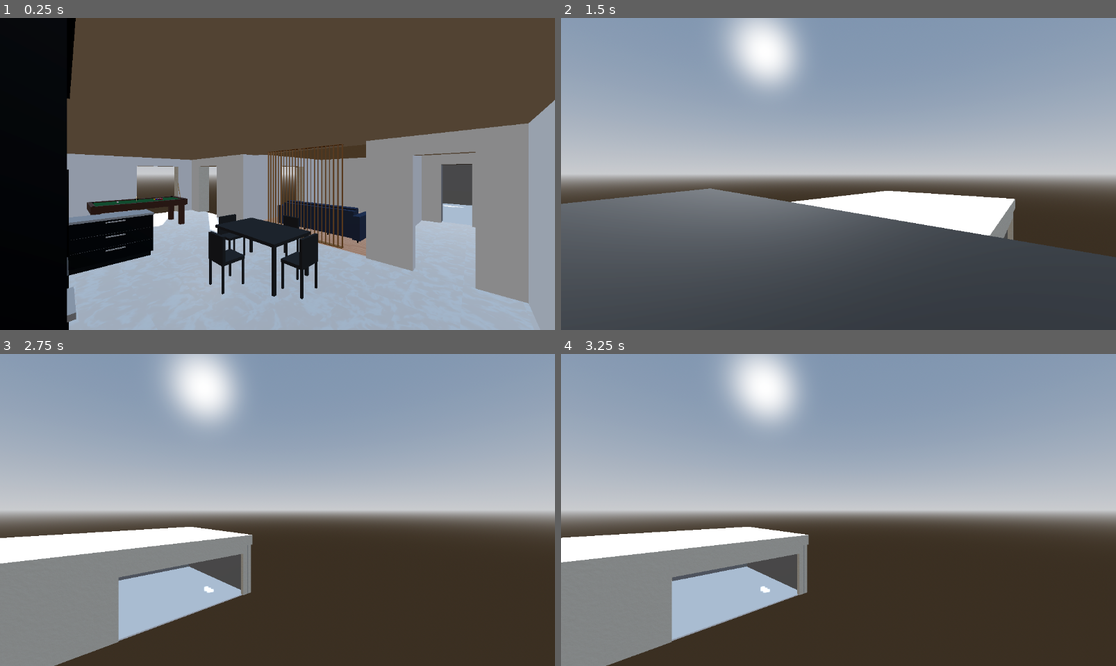
Above: before the commit, frames 1-4 (two rows, left to right).
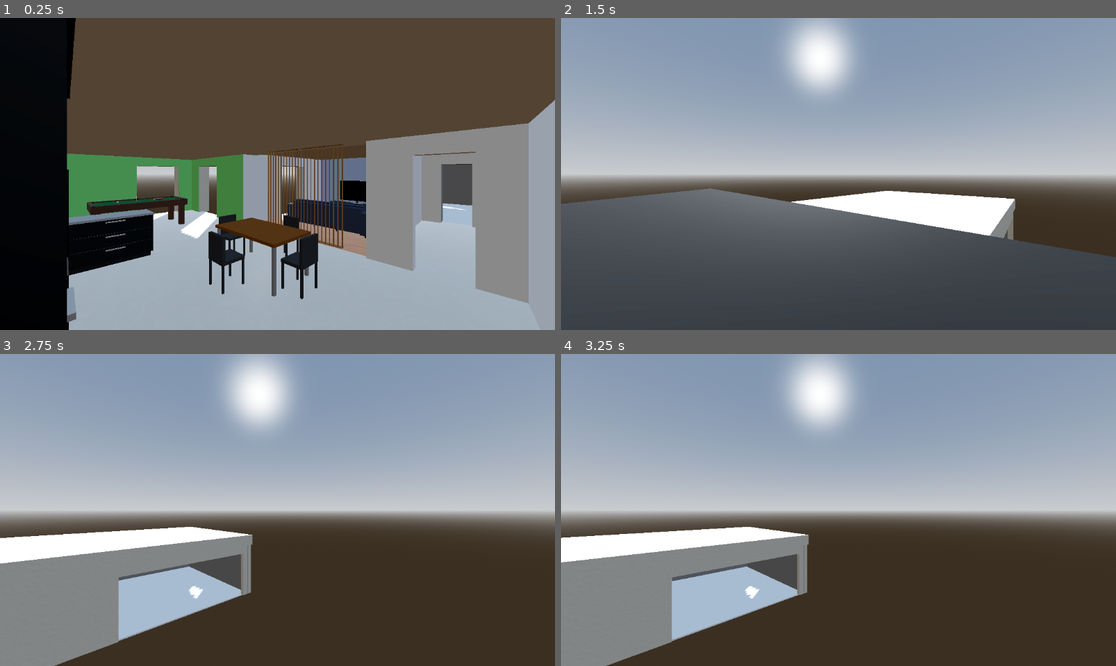
Above: after the commit, the same moments.

Repository: deneuxj/godot-ai
Game: Godot game, scene res://scenes/house building.tscn
Two runs of this game, one before a commit and one after it. Both use one fixed random seed, a clock stepped at 60 frames per second and the inputs below.
Inputs (mouse positions are in pixels of both pictures, inside the frame that each line leads up to):
- Up to frame 1 (0.25 s): no input
- Up to frame 2 (1.5 s): tap Enter at 0.5 s; move the mouse to (960, 158) at 0.52 s; hold D 0.53-1.25 s; hold E 0.53-1.25 s; click (960, 158) at 0.67 s; tap Space at 0.77 s; drag from (727, 189) to (810, 236) at 1.27 s
- Up to frame 3 (2.75 s): tap Space at 2 s; move the mouse to (333, 441) at 2.02 s; hold D from 2.03 s (still down); hold Shift from 2.03 s (still down)
- Up to frame 4 (3.25 s): release D at 2.75 s; release Shift at 2.75 s; drag from (810, 572) to (672, 463) at 2.77 s

The runs differ from the first frame. In frame 1, 6.6% of the frame differs, in the area x 12-84%, y 43-90%; in frame 2, 4.7%; in frame 3, 4.8%; in frame 4, 4.8%.

Commit message:
feat: add tv console, coffee table, and entrance unit scenes

Diff:
--- a/project/materials/carrelage.tres
+++ b/project/materials/carrelage.tres
@@ -6,7 +6,7 @@
 render_priority = 0
 shader = ExtResource("1_hfayd")
 shader_parameter/base_color = Color(0.92, 0.92, 0.92, 1)
-shader_parameter/vein_color = Color(0.91, 0.86359, 0.82809997, 1)
+shader_parameter/vein_color = Color(0.9689149, 0.9523333, 0.93997955, 1)
 shader_parameter/vein_scale = 3.0
 shader_parameter/distortion = 3.0
 shader_parameter/contrast = 4.0
--- a/project/materials/faience.tres
+++ b/project/materials/faience.tres
@@ -5,9 +5,9 @@
 [resource]
 render_priority = 0
 shader = ExtResource("1_viupm")
-shader_parameter/base_color = Color(0.92, 0.92, 0.92, 1)
-shader_parameter/vein_color = Color(0.91, 0.86359, 0.82809997, 1)
+shader_parameter/base_color = Color(0.9, 0.86205, 0.80099994, 1)
+shader_parameter/vein_color = Color(0.98, 0.92512, 0.8428, 1)
 shader_parameter/vein_scale = 3.0
 shader_parameter/distortion = 3.0
-shader_parameter/contrast = 4.0
+shader_parameter/contrast = 0.1
 shader_parameter/roughness_base = 0.1
--- /dev/null
+++ b/project/materials/mur_bleu.tres
@@ -0,0 +1,4 @@
+[gd_resource type="StandardMaterial3D" format=3 uid="uid://cdpsk7ijbiain"]
+
+[resource]
+albedo_color = Color(0.74, 0.8223334, 1, 1)
--- /dev/null
+++ b/project/materials/mur_vert.tres
@@ -0,0 +1,4 @@
+[gd_resource type="StandardMaterial3D" format=3 uid="uid://dabycn0t0mqse"]
+
+[resource]
+albedo_color = Color(0.51796, 0.92, 0.49679998, 1)
--- /dev/null
+++ b/project/scenes/coffee_table.tscn
@@ -0,0 +1,41 @@
+[gd_scene format=3]
+
+[sub_resource type="StandardMaterial3D" id="StandardMaterial3D_ctca1"]
+albedo_color = Color(0.18, 0.18, 0.18, 1)
+roughness = 0.8
+
+[sub_resource type="StandardMaterial3D" id="StandardMaterial3D_jeqcp"]
+albedo_color = Color(0.3, 0.3, 0.3, 1)
+metallic = 0.9
+roughness = 0.3
+
+[node name="CoffeeTable" type="Node3D" unique_id=1090090303]
+
+[node name="Top" type="CSGBox3D" parent="." unique_id=628522305]
+transform = Transform3D(1, 0, 0, 0, 1, 0, 0, 0, 1, 0, 0.38, 0)
+size = Vector3(1.1, 0.04, 0.6)
+material = SubResource("StandardMaterial3D_ctca1")
+
+[node name="Leg1" type="CSGCylinder3D" parent="." unique_id=1646652472]
+transform = Transform3D(1, 0, 0, 0, 1, 0, 0, 0, 1, -0.5, 0.18, -0.25)
+radius = 0.015
+height = 0.36
+material = SubResource("StandardMaterial3D_jeqcp")
+
+[node name="Leg2" type="CSGCylinder3D" parent="." unique_id=169995849]
+transform = Transform3D(1, 0, 0, 0, 1, 0, 0, 0, 1, -0.5, 0.18, 0.25)
+radius = 0.015
+height = 0.36
+material = SubResource("StandardMaterial3D_jeqcp")
+
+[node name="Leg3" type="CSGCylinder3D" parent="." unique_id=677896766]
+transform = Transform3D(1, 0, 0, 0, 1, 0, 0, 0, 1, 0.5, 0.18, -0.25)
+radius = 0.015
+height = 0.36
+material = SubResource("StandardMaterial3D_jeqcp")
+
+[node name="Leg4" type="CSGCylinder3D" parent="." unique_id=860246557]
+transform = Transform3D(1, 0, 0, 0, 1, 0, 0, 0, 1, 0.5, 0.18, 0.25)
+radius = 0.015
+height = 0.36
+material = SubResource("StandardMaterial3D_jeqcp")
--- /dev/null
+++ b/project/scenes/entrance_unit.tscn
@@ -0,0 +1,136 @@
+[gd_scene format=3]
+
+[sub_resource type="StandardMaterial3D" id="StandardMaterial3D_a22uj"]
+albedo_color = Color(0.65, 0.45, 0.25, 1)
+roughness = 0.8
+
+[sub_resource type="StandardMaterial3D" id="StandardMaterial3D_qfqtf"]
+albedo_color = Color(0.18, 0.18, 0.18, 1)
+roughness = 0.8
+
+[sub_resource type="StandardMaterial3D" id="StandardMaterial3D_2amw2"]
+albedo_color = Color(0.1, 0.1, 0.1, 1)
+metallic = 0.9
+roughness = 0.3
+
+[node name="EntranceUnit" type="Node3D" unique_id=28123497]
+
+[node name="BenchTop" type="CSGBox3D" parent="." unique_id=115218277]
+transform = Transform3D(1, 0, 0, 0, 1, 0, 0, 0, 1, 0, 0.43, 0)
+size = Vector3(1.2, 0.04, 0.4)
+material = SubResource("StandardMaterial3D_a22uj")
+
+[node name="BenchSide" type="CSGBox3D" parent="." unique_id=376018238]
+transform = Transform3D(1, 0, 0, 0, 1, 0, 0, 0, 1, -0.58, 0.205, 0)
+size = Vector3(0.04, 0.41, 0.4)
+material = SubResource("StandardMaterial3D_qfqtf")
+
+[node name="@CSGBox3D@2" type="CSGBox3D" parent="." unique_id=1575157075]
+transform = Transform3D(1, 0, 0, 0, 1, 0, 0, 0, 1, 0.58, 0.205, 0)
+size = Vector3(0.04, 0.41, 0.4)
+material = SubResource("StandardMaterial3D_qfqtf")
+
+[node name="ShoeShelf" type="CSGBox3D" parent="." unique_id=1870392640]
+transform = Transform3D(1, 0, 0, 0, 1, 0, 0, 0, 1, 0, 0.225, 0)
+size = Vector3(1.12, 0.04, 0.38)
+material = SubResource("StandardMaterial3D_qfqtf")
+
+[node name="Divider" type="CSGBox3D" parent="." unique_id=792004663]
+transform = Transform3D(1, 0, 0, 0, 1, 0, 0, 0, 1, 0, 0.205, 0)
+size = Vector3(0.04, 0.41, 0.38)
+material = SubResource("StandardMaterial3D_qfqtf")
+
+[node name="BackSlat_1" type="CSGBox3D" parent="." unique_id=1165886523]
+transform = Transform3D(1, 0, 0, 0, 1, 0, 0, 0, 1, -0.57, 1.225, -0.19)
+size = Vector3(0.06, 1.55, 0.02)
+material = SubResource("StandardMaterial3D_a22uj")
+
+[node name="BackSlat_2" type="CSGBox3D" parent="." unique_id=264554486]
+transform = Transform3D(1, 0, 0, 0, 1, 0, 0, 0, 1, -0.44333333, 1.225, -0.19)
+size = Vector3(0.06, 1.55, 0.02)
+material = SubResource("StandardMaterial3D_a22uj")
+
+[node name="BackSlat_3" type="CSGBox3D" parent="." unique_id=255833764]
+transform = Transform3D(1, 0, 0, 0, 1, 0, 0, 0, 1, -0.31666666, 1.225, -0.19)
+size = Vector3(0.06, 1.55, 0.02)
+material = SubResource("StandardMaterial3D_a22uj")
+
+[node name="BackSlat_4" type="CSGBox3D" parent="." unique_id=785419603]
+transform = Transform3D(1, 0, 0, 0, 1, 0, 0, 0, 1, -0.19, 1.225, -0.19)
+size = Vector3(0.06, 1.55, 0.02)
+material = SubResource("StandardMaterial3D_a22uj")
+
+[node name="BackSlat_5" type="CSGBox3D" parent="." unique_id=1061871470]
+transform = Transform3D(1, 0, 0, 0, 1, 0, 0, 0, 1, -0.06333333, 1.225, -0.19)
+size = Vector3(0.06, 1.55, 0.02)
+material = SubResource("StandardMaterial3D_a22uj")
+
+[node name="BackSlat_6" type="CSGBox3D" parent="." unique_id=1601218503]
+transform = Transform3D(1, 0, 0, 0, 1, 0, 0, 0, 1, 0.06333333, 1.225, -0.19)
+size = Vector3(0.06, 1.55, 0.02)
+material = SubResource("StandardMaterial3D_a22uj")
+
+[node name="BackSlat_7" type="CSGBox3D" parent="." unique_id=1892656323]
+transform = Transform3D(1, 0, 0, 0, 1, 0, 0, 0, 1, 0.19, 1.225, -0.19)
+size = Vector3(0.06, 1.55, 0.02)
+material = SubResource("StandardMaterial3D_a22uj")
+
+[node name="BackSlat_8" type="CSGBox3D" parent="." unique_id=1410556950]
+transform = Transform3D(1, 0, 0, 0, 1, 0, 0, 0, 1, 0.31666666, 1.225, -0.19)
+size = Vector3(0.06, 1.55, 0.02)
+material = SubResource("StandardMaterial3D_a22uj")
+
+[node name="BackSlat_9" type="CSGBox3D" parent="." unique_id=1630550817]
+transform = Transform3D(1, 0, 0, 0, 1, 0, 0, 0, 1, 0.44333333, 1.225, -0.19)
+size = Vector3(0.06, 1.55, 0.02)
+material = SubResource("StandardMaterial3D_a22uj")
+
+[node name="BackSlat_10" type="CSGBox3D" parent="." unique_id=1127460809]
+transform = Transform3D(1, 0, 0, 0, 1, 0, 0, 0, 1, 0.57, 1.225, -0.19)
+size = Vector3(0.06, 1.55, 0.02)
+material = SubResource("StandardMaterial3D_a22uj")
+
+[node name="TopShelf" type="CSGBox3D" parent="." unique_id=1203153109]
+transform = Transform3D(1, 0, 0, 0, 1, 0, 0, 0, 1, 0, 1.98, -0.05)
+size = Vector3(1.2, 0.04, 0.3)
+material = SubResource("StandardMaterial3D_qfqtf")
+
+[node name="Hook_1" type="CSGBox3D" parent="." unique_id=1055408957]
+transform = Transform3D(1, 0, 0, 0, 1, 0, 0, 0, 1, -0.44333333, 1.65, -0.155)
+size = Vector3(0.015, 0.05, 0.05)
+material = SubResource("StandardMaterial3D_2amw2")
+
+[node name="@CSGBox3D@3" type="CSGBox3D" parent="Hook_1" unique_id=1848577138]
+transform = Transform3D(1, 0, 0, 0, 1, 0, 0, 0, 1, 0, 0.04, 0.0175)
+size = Vector3(0.015, 0.03, 0.015)
+material = SubResource("StandardMaterial3D_2amw2")
+
+[node name="Hook_3" type="CSGBox3D" parent="." unique_id=1395938806]
+transform = Transform3D(1, 0, 0, 0, 1, 0, 0, 0, 1, -0.19, 1.65, -0.155)
+size = Vector3(0.015, 0.05, 0.05)
+material = SubResource("StandardMaterial3D_2amw2")
+
+[node name="@CSGBox3D@4" type="CSGBox3D" parent="Hook_3" unique_id=1662606478]
+transform = Transform3D(1, 0, 0, 0, 1, 0, 0, 0, 1, 0, 0.04, 0.0175)
+size = Vector3(0.015, 0.03, 0.015)
+material = SubResource("StandardMaterial3D_2amw2")
+
+[node name="Hook_5" type="CSGBox3D" parent="." unique_id=591832606]
+transform = Transform3D(1, 0, 0, 0, 1, 0, 0, 0, 1, 0.06333333, 1.65, -0.155)
+size = Vector3(0.015, 0.05, 0.05)
+material = SubResource("StandardMaterial3D_2amw2")
+
+[node name="@CSGBox3D@5" type="CSGBox3D" parent="Hook_5" unique_id=1498881663]
+transform = Transform3D(1, 0, 0, 0, 1, 0, 0, 0, 1, 0, 0.04, 0.0175)
+size = Vector3(0.015, 0.03, 0.015)
+material = SubResource("StandardMaterial3D_2amw2")
+
+[node name="Hook_7" type="CSGBox3D" parent="." unique_id=1580936006]
+transform = Transform3D(1, 0, 0, 0, 1, 0, 0, 0, 1, 0.31666666, 1.65, -0.155)
+size = Vector3(0.015, 0.05, 0.05)
+material = SubResource("StandardMaterial3D_2amw2")
+
+[node name="@CSGBox3D@6" type="CSGBox3D" parent="Hook_7" unique_id=1218754784]
+transform = Transform3D(1, 0, 0, 0, 1, 0, 0, 0, 1, 0, 0.04, 0.0175)
+size = Vector3(0.015, 0.03, 0.015)
+material = SubResource("StandardMaterial3D_2amw2")
--- a/project/scenes/house building.tscn
+++ b/project/scenes/house building.tscn
@@ -10,12 +10,17 @@
 [ext_resource type="VoxelGIData" uid="uid://q74sjjvo6yqw" path="res://scenes/house building.VoxelGI_data.res" id="9_pu0k3"]
 [ext_resource type="Material" uid="uid://cqimmhjfoh2ok" path="res://materials/mur.tres" id="9_utsn7"]
 [ext_resource type="Material" uid="uid://c3snpp3cqjnod" path="res://materials/facade.tres" id="10_utsn7"]
+[ext_resource type="Material" uid="uid://dabycn0t0mqse" path="res://materials/mur_vert.tres" id="11_hspdl"]
 [ext_resource type="Script" uid="uid://b1v5irgglra1" path="res://scripts/fly_camera.gd" id="11_utsn7"]
-[ext_resource type="PackedScene" path="res://scenes/kitchen_furniture.tscn" id="12_vpft7"]
+[ext_resource type="PackedScene" uid="uid://sotypfedi0ch" path="res://scenes/kitchen_furniture.tscn" id="12_vpft7"]
 [ext_resource type="PackedScene" uid="uid://cv13nyr65sxd" path="res://scenes/kitchen_equipment.tscn" id="13_3obb1"]
+[ext_resource type="Material" uid="uid://cdpsk7ijbiain" path="res://materials/mur_bleu.tres" id="13_scmj5"]
 [ext_resource type="PackedScene" uid="uid://bys15q3f7tn5f" path="res://scenes/pool_table.tscn" id="14_sdlwi"]
 [ext_resource type="PackedScene" path="res://scenes/sofa.tscn" id="15_p26fb"]
 [ext_resource type="PackedScene" uid="uid://dhna771u62irp" path="res://scenes/claustra.tscn" id="16_ooaox"]
+[ext_resource type="PackedScene" path="res://scenes/tv_console.tscn" id="17_om8ys"]
+[ext_resource type="PackedScene" path="res://scenes/coffee_table.tscn" id="18_hspdl"]
+[ext_resource type="PackedScene" path="res://scenes/entrance_unit.tscn" id="21_p2xdh"]
 
 [sub_resource type="ProceduralSkyMaterial" id="ProceduralSkyMaterial_g4qyj"]
 sky_horizon_color = Color(0.66224277, 0.6717428, 0.6867428, 1)
@@ -93,8 +98,8 @@
 [node name="WorldEnvironment" type="WorldEnvironment" parent="." unique_id=1125362048]
 environment = SubResource("Environment_pu0k3")
 
-[node name="DirectionalLight3D" type="DirectionalLight3D" parent="." unique_id=2029804767]
-transform = Transform3D(0.89493436, 0.21971832, -0.38835078, 0, 0.87035567, 0.49242356, 0.4461978, -0.44068676, 0.7789112, 0, 0, 0)
+[node name="Sun" type="DirectionalLight3D" parent="." unique_id=2029804767]
+transform = Transform3D(0.752415, 0.32435414, -0.573294, 0, 0.8703556, 0.49242353, 0.6586894, -0.37050685, 0.6548686, 0, 0, 0)
 shadow_enabled = true
 
 [node name="VoxelGI" type="VoxelGI" parent="." unique_id=589590410]
@@ -4016,7 +4021,7 @@
 [node name="Layer_Front" type="CSGBox3D" parent="Walls/CHAMBRE_GAUCHE-CUISINE" unique_id=796755405]
 transform = Transform3D(1, 0, 0, 0, 1, 0, 0, 0, 1, 2.87399, 1.25, 0.12)
 size = Vector3(5.74798, 2.5, 0.01)
-material = ExtResource("7_hlnjt")
+material = ExtResource("11_hspdl")
 
 [node name="Layer_Back" type="CSGBox3D" parent="Walls/CHAMBRE_GAUCHE-CUISINE" unique_id=534095023]
 transform = Transform3D(1, 0, 0, 0, 1, 0, 0, 0, 1, 2.87399, 1.25, -0.12)
@@ -4197,12 +4202,12 @@
 [node name="Layer_Back" type="CSGBox3D" parent="Walls/SALLE_A_MANGER_GAUCHE" unique_id=967210908]
 transform = Transform3D(1, 0, 0, 0, 1, 0, 0, 0, 1, 2.296135, 1.25, -0.245)
 size = Vector3(4.59227, 2.5, 0.01)
-material = ExtResource("7_hlnjt")
+material = ExtResource("11_hspdl")
 
 [node name="Layer_Left" type="CSGBox3D" parent="Walls/SALLE_A_MANGER_GAUCHE" unique_id=264159259]
 transform = Transform3D(1, 0, 0, 0, 1, 0, 0, 0, 1, 0.005, 1.25, 0)
 size = Vector3(0.01, 2.5, 0.48)
-material = ExtResource("7_hlnjt")
+material = ExtResource("9_utsn7")
 
 [node name="Layer_Right" type="CSGBox3D" parent="Walls/SALLE_A_MANGER_GAUCHE" unique_id=1843973838]
 transform = Transform3D(1, 0, 0, 0, 1, 0, 0, 0, 1, 4.58727, 1.25, 0)
@@ -4360,7 +4365,7 @@
 [node name="Layer_Back" type="CSGBox3D" parent="Walls/SEJOUR_ARRIERE" unique_id=1895470989]
 transform = Transform3D(1, 0, 0, 0, 1, 0, 0, 0, 1, 2.498455, 1.25, -0.245)
 size = Vector3(4.99691, 2.5, 0.01)
-material = ExtResource("7_hlnjt")
+material = ExtResource("9_utsn7")
 
 [node name="Layer_Left" type="CSGBox3D" parent="Walls/SEJOUR_ARRIERE" unique_id=1926429267]
 transform = Transform3D(1, 0, 0, 0, 1, 0, 0, 0, 1, 0.005, 1.25, 0)
@@ -4392,7 +4397,7 @@
 [node name="Layer_Back" type="CSGBox3D" parent="Walls/SALLE_A_MANGER_ARRIERE" unique_id=1523521087]
 transform = Transform3D(1, 0, 0, 0, 1, 0, 0, 0, 1, 2.673915, 1.25, -0.245)
 size = Vector3(5.34783, 2.5, 0.01)
-material = ExtResource("7_hlnjt")
+material = ExtResource("11_hspdl")
 
 [node name="Layer_Left" type="CSGBox3D" parent="Walls/SALLE_A_MANGER_ARRIERE" unique_id=1269746809]
 transform = Transform3D(1, 0, 0, 0, 1, 0, 0, 0, 1, 0.005, 1.25, 0)
@@ -4644,7 +4649,7 @@
 [node name="Layer_Front" type="CSGBox3D" parent="Walls/GARAGE-SEJOUR" unique_id=1272568844]
 transform = Transform3D(1, 0, 0, 0, 1, 0, 0, 0, 1, 2.1513, 1.25, 0.245)
 size = Vector3(4.3026, 2.5, 0.01)
-material = ExtResource("7_hlnjt")
+material = ExtResource("13_scmj5")
 
 [node name="Layer_Back" type="CSGBox3D" parent="Walls/GARAGE-SEJOUR" unique_id=432832448]
 transform = Transform3D(1, 0, 0, 0, 1, 0, 0, 0, 1, 2.1513, 1.25, -0.245)
@@ -4699,7 +4704,7 @@
 [node name="Layer_Front" type="CSGBox3D" parent="Walls/CHAMBRE_GAUCHE-CHAMBRE_DROITE" unique_id=1840509035]
 transform = Transform3D(1, 0, 0, 0, 1, 0, 0, 0, 1, 2.62399, 1.25, 0.045)
 size = Vector3(5.24798, 2.5, 0.01)
-material = ExtResource("7_hlnjt")
+material = ExtResource("13_scmj5")
 
 [node name="Layer_Back" type="CSGBox3D" parent="Walls/CHAMBRE_GAUCHE-CHAMBRE_DROITE" unique_id=1318172122]
 transform = Transform3D(1, 0, 0, 0, 1, 0, 0, 0, 1, 2.62399, 1.25, -0.045)
@@ -4861,13 +4866,22 @@
 transform = Transform3D(1, 0, 0, 0, 1, 0, 0, 0, 1, 13.99315, 0, 8.932404)
 
 [node name="Sofa" parent="." unique_id=39906149 instance=ExtResource("15_p26fb")]
-transform = Transform3D(4.371139e-08, 0, -1, 0, 1, 0, -1, 0, -4.371139e-08, 10.196145, 0, 4.4895744)
-
-[node name="Node3D" type="Node3D" parent="." unique_id=1699466335]
+transform = Transform3D(4.371139e-08, 0, -1, 0, 1, 0, -1, 0, -4.371139e-08, 9.686084, 0, 4.4895744)
+
+[node name="WideClaustra" type="Node3D" parent="." unique_id=1699466335]
 transform = Transform3D(1, 0, 0, 0, 0.95793444, 0, 0, 0, 1, 0, 0.061344266, -0.11545181)
 
-[node name="Claustra" parent="Node3D" unique_id=55704216 instance=ExtResource("16_ooaox")]
+[node name="Claustra" parent="WideClaustra" unique_id=55704216 instance=ExtResource("16_ooaox")]
 transform = Transform3D(-4.371139e-08, 0, -1, 0, 1, 0, 1, 0, -4.371139e-08, 11.30655, 0, 3.9637666)
 
-[node name="Claustra2" parent="Node3D" unique_id=1354899620 instance=ExtResource("16_ooaox")]
+[node name="Claustra2" parent="WideClaustra" unique_id=1354899620 instance=ExtResource("16_ooaox")]
 transform = Transform3D(-4.371139e-08, 0, -1, 0, 1, 0, 1, 0, -4.371139e-08, 11.30655, 0, 5.2289934)
+
+[node name="TVConsole" parent="." unique_id=125050154 instance=ExtResource("17_om8ys")]
+transform = Transform3D(-4.371139e-08, 0, 1, 0, 1, 0, -1, 0, -4.371139e-08, 6.7490654, 0.052361727, 4.811856)
+
+[node name="CoffeeTable" parent="." unique_id=1090090303 instance=ExtResource("18_hspdl")]
+transform = Transform3D(-4.371139e-08, 0, -1, 0, 1, 0, 1, 0, -4.371139e-08, 8.46429, 0.04087174, 5.1163473)
+
+[node name="EntranceUnit" parent="." unique_id=28123497 instance=ExtResource("21_p2xdh")]
+transform = Transform3D(-4.371139e-08, 0, 1, 0, 1, 0, -1, 0, -4.371139e-08, 17.152788, 1.1920929e-07, -0.5099151)
--- a/project/scenes/kitchen_furniture.tscn
+++ b/project/scenes/kitchen_furniture.tscn
@@ -1,4 +1,7 @@
-[gd_scene format=3]
+[gd_scene format=3 uid="uid://sotypfedi0ch"]
+
+[sub_resource type="StandardMaterial3D" id="StandardMaterial3D_q5xv5"]
+albedo_color = Color(0.5066189, 0.28566808, 0.048292726, 1)
 
 [sub_resource type="StandardMaterial3D" id="StandardMaterial3D_p5d0u"]
 albedo_color = Color(0.2, 0.2, 0.2, 1)
@@ -7,8 +10,8 @@
 
 [node name="Table" type="CSGBox3D" parent="." unique_id=1538030310]
 transform = Transform3D(1, 0, 0, 0, 1, 0, 0, 0, 1, 0.8, 0.75, 0.45)
-material_override = SubResource("StandardMaterial3D_p5d0u")
 size = Vector3(1.6, 0.05, 0.9)
+material = SubResource("StandardMaterial3D_q5xv5")
 
 [node name="Leg1" type="CSGBox3D" parent="Table" unique_id=475873384]
 transform = Transform3D(1, 0, 0, 0, 1, 0, 0, 0, 1, -0.75, -0.375, -0.4)
--- /dev/null
+++ b/project/scenes/tv_console.tscn
@@ -0,0 +1,80 @@
+[gd_scene format=3]
+
+[sub_resource type="StandardMaterial3D" id="StandardMaterial3D_f671k"]
+albedo_color = Color(0.18, 0.18, 0.18, 1)
+roughness = 0.8
+
+[sub_resource type="StandardMaterial3D" id="StandardMaterial3D_4ugu5"]
+albedo_color = Color(0.01, 0.01, 0.01, 1)
+
+[sub_resource type="StandardMaterial3D" id="StandardMaterial3D_ims6l"]
+albedo_color = Color(0.3, 0.3, 0.3, 1)
+metallic = 0.9
+roughness = 0.3
+
+[sub_resource type="StandardMaterial3D" id="StandardMaterial3D_27m2b"]
+albedo_color = Color(0.02, 0.02, 0.02, 1)
+metallic = 0.8
+roughness = 0.1
+
+[node name="TVConsole" type="Node3D" unique_id=125050154]
+
+[node name="ConsoleBody" type="CSGBox3D" parent="." unique_id=674353446]
+transform = Transform3D(1, 0, 0, 0, 1, 0, 0, 0, 1, 0, 0.25, 0)
+size = Vector3(2.4, 0.3, 0.45)
+material = SubResource("StandardMaterial3D_f671k")
+
+[node name="Gap_-0_4" type="CSGBox3D" parent="." unique_id=1681600820]
+transform = Transform3D(1, 0, 0, 0, 1, 0, 0, 0, 1, -0.4, 0.25, 0.226)
+size = Vector3(0.01, 0.3, 0.01)
+material = SubResource("StandardMaterial3D_4ugu5")
+
+[node name="Gap_0_4" type="CSGBox3D" parent="." unique_id=416729601]
+transform = Transform3D(1, 0, 0, 0, 1, 0, 0, 0, 1, 0.4, 0.25, 0.226)
+size = Vector3(0.01, 0.3, 0.01)
+material = SubResource("StandardMaterial3D_4ugu5")
+
+[node name="Leg1" type="CSGCylinder3D" parent="." unique_id=470080508]
+transform = Transform3D(1, 0, 0, 0, 1, 0, 0, 0, 1, -1.1, 0.05, -0.15)
+radius = 0.015
+height = 0.1
+material = SubResource("StandardMaterial3D_ims6l")
+
+[node name="Leg2" type="CSGCylinder3D" parent="." unique_id=1227432058]
+transform = Transform3D(1, 0, 0, 0, 1, 0, 0, 0, 1, -1.1, 0.05, 0.15)
+radius = 0.015
+height = 0.1
+material = SubResource("StandardMaterial3D_ims6l")
+
+[node name="Leg3" type="CSGCylinder3D" parent="." unique_id=1242200939]
+transform = Transform3D(1, 0, 0, 0, 1, 0, 0, 0, 1, 1.1, 0.05, -0.15)
+radius = 0.015
+height = 0.1
+material = SubResource("StandardMaterial3D_ims6l")
+
+[node name="Leg4" type="CSGCylinder3D" parent="." unique_id=426843225]
+transform = Transform3D(1, 0, 0, 0, 1, 0, 0, 0, 1, 1.1, 0.05, 0.15)
+radius = 0.015
+height = 0.1
+material = SubResource("StandardMaterial3D_ims6l")
+
+[node name="Leg5" type="CSGCylinder3D" parent="." unique_id=79082412]
+transform = Transform3D(1, 0, 0, 0, 1, 0, 0, 0, 1, 0, 0.05, 0)
+radius = 0.015
+height = 0.1
+material = SubResource("StandardMaterial3D_ims6l")
+
+[node name="TVBase" type="CSGBox3D" parent="." unique_id=400259356]
+transform = Transform3D(1, 0, 0, 0, 1, 0, 0, 0, 1, 0, 0.405, -0.05)
+size = Vector3(0.5, 0.01, 0.25)
+material = SubResource("StandardMaterial3D_ims6l")
+
+[node name="TVNeck" type="CSGBox3D" parent="." unique_id=16220947]
+transform = Transform3D(1, 0, 0, 0, 1, 0, 0, 0, 1, 0, 0.45, -0.1)
+size = Vector3(0.1, 0.1, 0.04)
+material = SubResource("StandardMaterial3D_ims6l")
+
+[node name="TVScreen" type="CSGBox3D" parent="." unique_id=1368211047]
+transform = Transform3D(1, 0, 0, 0, 1, 0, 0, 0, 1, 0, 0.95, -0.1)
+size = Vector3(1.6, 0.9, 0.04)
+material = SubResource("StandardMaterial3D_27m2b")
